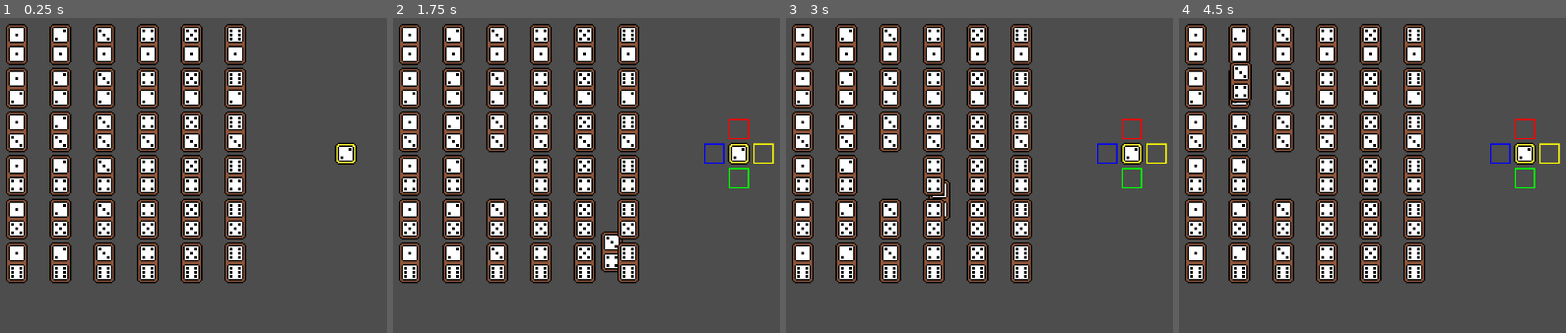
Above: before the commit, frames 1-4 (left to right).
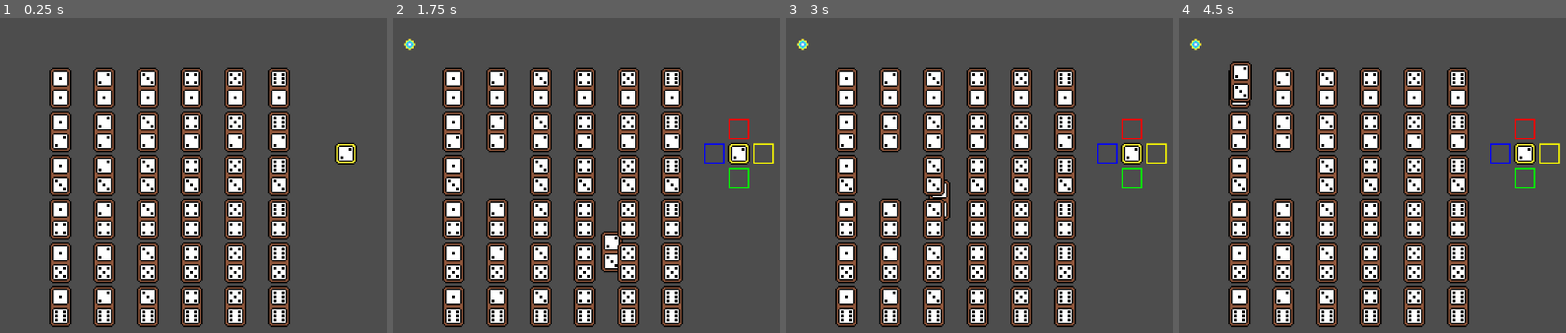
Above: after the commit, the same moments.

Repository: Ghoose1/GFPGame
Game: Godot game, scene res://scenes/scene.tscn
The game is run twice, just before and just after one commit, with the same random seed, the same clock (stepped at 60 frames per second) and the same inputs.
Inputs (mouse positions are in pixels of both pictures, inside the frame that each line leads up to):
- Up to frame 1 (0.25 s): no input
- Up to frame 2 (1.75 s): tap Enter at 0.5 s; move the mouse to (outside the picture) at 0.52 s; hold Space (Start Score) 0.53-1.25 s; click (outside the picture) at 0.67 s; drag from (493, 184) to (613, 251) at 1.27 s
- Up to frame 3 (3 s): move the mouse to (1122, 65) at 2.02 s; hold Space (Start Score) 2.03-2.75 s; click (1122, 65) at 2.17 s; drag from (1006, 251) to (809, 96) at 2.77 s
- Up to frame 4 (4.5 s): move the mouse to (outside the picture) at 3.52 s; hold Space (Start Score) 3.53-4.25 s; click (outside the picture) at 3.67 s; drag from (1202, 96) to (1318, 52) at 4.27 s

The runs differ from the first frame. In frame 1, 17% of the frame differs, in the area x 1-76%, y 1-99%; in frame 2, 17%; in frame 3, 17%; in frame 4, 17%.
Error after the commit: Invalid access to property or key 'position' on a base object of type 'Nil'. (res://scripts/score_thing.gd:66)

Commit message:
scoring animation v0

Diff:
--- a/Dominos/domino.gd
+++ b/Dominos/domino.gd
@@ -37,8 +37,7 @@
 	if dragged:
 		return
 
-	var held_domino = Globals.player.held_domino
-	if held_domino == null:
+	if Globals.player.held_domino == null:
 		return
 
 	# different colours for different connection sides
@@ -62,6 +61,7 @@
 
 ## Update our data to connect to another domino
 func connect_to(other : Domino, connection : ConnectionPoint) -> void:
+	print(get_instance_id())
 	connected_dominos.append(other)
 	connected_dirs[connection.direction] = true
 
@@ -76,14 +76,14 @@
 	# logic for dragging the domino
 	if event is InputEventMouseButton:
 		if event.button_index == MOUSE_BUTTON_LEFT:
-			if event.pressed: # pick up
+			if event.is_pressed(): # pick up
 				if !$Base.get_rect().has_point(get_local_mouse_position()) || placed:
 					return
 
 				dragged = true
 				Globals.player.held_domino = self
 				get_viewport().set_input_as_handled()
-			else: # put down
+			elif event.is_released() and dragged: # put down
 				dragged = false
 				Globals.player.held_domino = null
 
--- a/Dominos/starter.gd
+++ b/Dominos/starter.gd
@@ -5,7 +5,7 @@
 var face : Face = Face.new()
 
 func _ready() -> void:
-	face.number = randi_range(0, 5)
+	face.number = randi_range(1, 6)
 	$Face_0.texture = Globals.faceSprites[face.number]
 	placed = true
 
@@ -24,6 +24,10 @@
 
 func _unhandled_key_input(event: InputEvent) -> void:
 	if event.is_action_pressed("Start Score"):
+		var score_thing : ScoreThing = (load("res://score_thing.tscn") as PackedScene).instantiate()
+		Globals.board.add_child(score_thing)
+		score_thing.start_scoring_animation(self)
+
 		# basically just search through the graph of connected dominos and add up the values
 		# this isn't how scoring will actually work but we can do the animations off of this
 		var nodes : Array[Domino] = [ self ]
@@ -31,13 +35,13 @@
 		var nodes_checked : Array[int] = []
 
 		while !nodes.is_empty():
-			var tile = nodes[0]
+			var tile := nodes[0]
 			nodes.pop_front()
 			nodes.append_array(tile.connected_dominos)
 			nodes_checked.append(tile.get_instance_id())
-			nodes = nodes.filter(func(n : Node): return !nodes_checked.has(n.get_instance_id()))
+			nodes = nodes.filter(func(n : Node) -> bool: return !nodes_checked.has(n.get_instance_id()))
 
-			var tile_score = tile.score()
+			var tile_score := tile.score()
 			total_score += tile_score
 
 			print("Total: %s, +%s" % [total_score, tile_score])
--- a/project.godot
+++ b/project.godot
@@ -19,6 +19,10 @@
 
 Globals="*uid://cjh58mgoptrit"
 
+[debug]
+
+gdscript/warnings/untyped_declaration=1
+
 [input]
 
 "Start Score"={
--- /dev/null
+++ b/score_thing.tscn
@@ -0,0 +1,11 @@
+[gd_scene format=3 uid="uid://y27kmhc515aq"]
+
+[ext_resource type="Script" uid="uid://cx8uyafigqld0" path="res://scripts/score_thing.gd" id="1_vewqo"]
+[ext_resource type="Texture2D" uid="uid://b1gux1vu8kdnf" path="res://Assets/scoreThing.png" id="2_6je7w"]
+
+[node name="ScoreThing" type="Node2D" unique_id=1949464159]
+script = ExtResource("1_vewqo")
+
+[node name="Sprite2D" type="Sprite2D" parent="." unique_id=504729858]
+texture_filter = 1
+texture = ExtResource("2_6je7w")
--- a/scripts/board.gd
+++ b/scripts/board.gd
@@ -11,8 +11,8 @@
 
 	dominoes.append($Starter)
 
-	for i in range(0, 6):
-		for j in range(0, 6):
+	for i in range(1, 7):
+		for j in range(1, 7):
 			var domino : BasicDomino = preload("res://Dominos/basic.tscn").instantiate()
 			domino.face0.number = i
 			domino.face1.number = j
--- /dev/null
+++ b/scripts/score_thing.gd
@@ -0,0 +1,66 @@
+class_name ScoreThing extends Node2D
+
+var current_value : int = 0
+var current_tile : Domino = null
+var next_tile : Domino = null
+var visited_tiles : Array[int] = []
+var previous_connection : int = -1
+
+## Initialises the scoring thing for the starter tile
+func start_scoring_animation(starter : Domino) -> void:
+	var connected_count := starter.connected_dominos.size()
+	if connected_count != 0:
+		initialize(starter, starter.score(), [ ], -1, starter.connected_dominos[0])
+
+		if connected_count > 1:
+			for i in range(1, connected_count):
+				var split : ScoreThing = (preload("res://score_thing.tscn") as PackedScene).instantiate()
+				get_parent().add_child(split)
+				split.initialize(current_tile, current_value, visited_tiles, previous_connection, starter.connected_dominos[i])
+
+## Initialises the scoring thing for branching tiles
+func initialize(starter : Domino, start_value : int, prev_visited : Array[int], prev_connection : int, _next_tile : Domino) -> void:
+	current_value = start_value
+	current_tile = starter
+	visited_tiles = prev_visited
+	previous_connection = prev_connection
+	next_tile = _next_tile
+
+var timer : float = 0
+func _process(delta: float) -> void:
+	timer += delta
+
+	if timer >= 1:
+		timer = 0
+
+		# update data for moving to the next tile
+		previous_connection = current_tile.get_instance_id()
+		visited_tiles.append(current_tile.get_instance_id())
+		current_tile = next_tile
+		current_value += current_tile.score()
+
+		# get tiles that we haven't visited before
+		# TODO: loops
+		var filtered_tiles := current_tile.connected_dominos.filter(
+			func(d : Domino) -> bool:
+				return !visited_tiles.has(d.get_instance_id())
+		)
+		var filtered_count := filtered_tiles.size()
+
+		if filtered_count == 1: # keep following line
+			next_tile = filtered_tiles[0]
+
+		elif filtered_count == 0: # terminate
+			print("Final score: ", current_value)
+			queue_free()
+
+		elif filtered_count >= 2: # branch
+			next_tile = filtered_tiles[0]
+			# create several clones for each branch
+			for i in range(1, filtered_count):
+				var split : ScoreThing = (preload("res://score_thing.tscn") as PackedScene).instantiate()
+				get_parent().add_child(split)
+				split.initialize(current_tile, current_value, visited_tiles, previous_connection, filtered_tiles[i])
+
+	# move between current and next tiles
+	global_position = lerp(current_tile.position, next_tile.position, timer)
Binary file changed: Assets/Basic_Faces.png
Binary file added: Assets/scoreThing.png
Not shown, added: Assets/scoreThing.png.import
Not shown, added: scripts/score_thing.gd.uid
